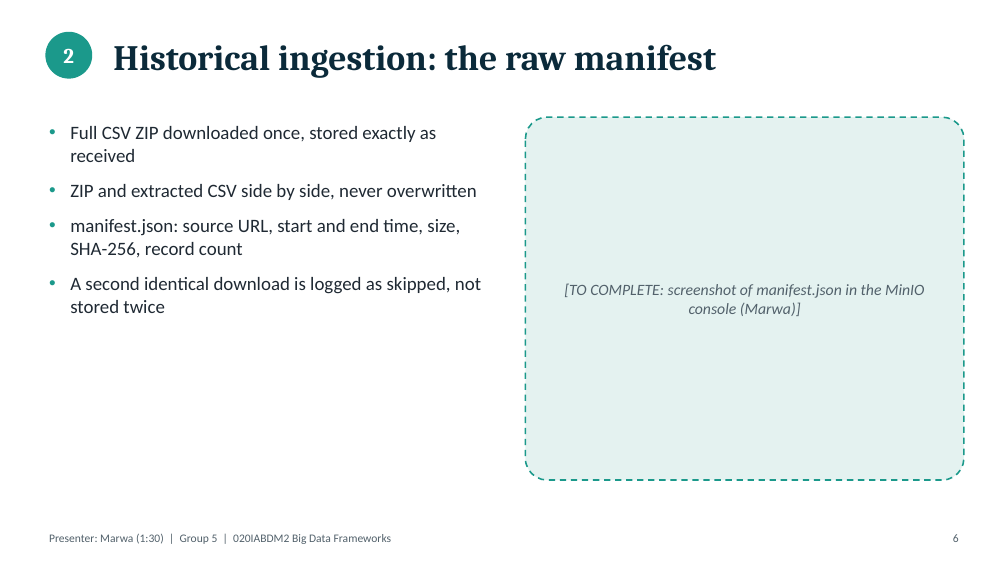
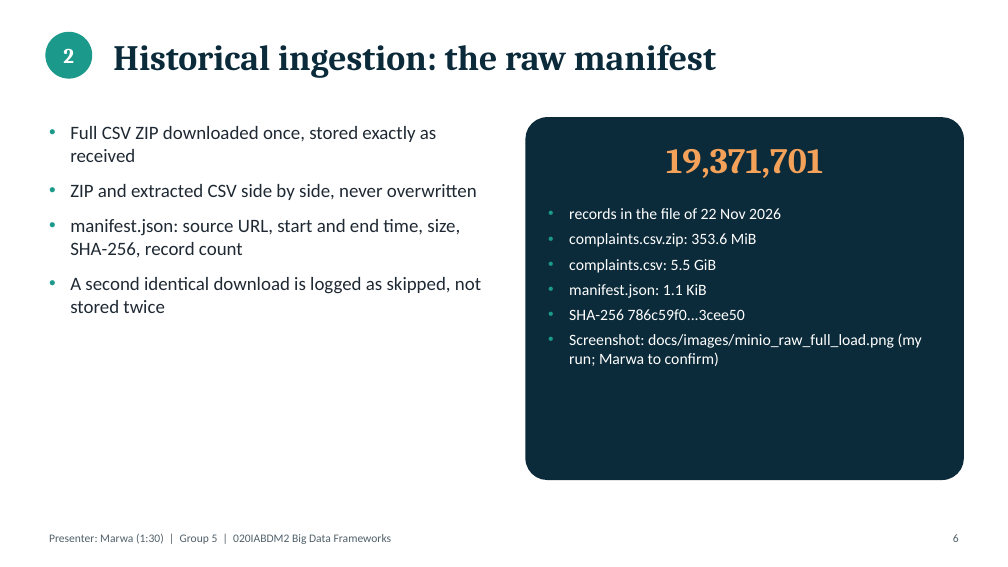
Before and after one commit to Joseph-Nasr-USJ/cfpb-money-transfers-platform, a slide deck: slide 6 of docs/presentation/slides_draft.pptx. Drawn at 1008x567 pixels with LibreOffice and Linux fonts; fonts in the diff are those of the drawing. Boxes give left, top, right and bottom in pixels: in the first picture for what was removed or moved away, otherwise in the second. Text is boxed around its words. In the diff, an @@ line names an element or a change of style, - is before the commit and + after.

```diff
--- a/docs/presentation/slides_draft.pptx
+++ b/docs/presentation/slides_draft.pptx
@@ rounded rectangle at (526,117,964,480): fill #E4F2F0 to #0B2A3A; outline #1B998B 1.5 pt dashed to none @@
@@ text added at (666,149,823,178), 34 pt, text #F4A259, bold @@
+19,371,701
@@ text added at (569,208,922,366), 15 pt, text #FFFFFF @@
+• records in the file of 22 Nov 2026
+• complaints.csv.zip: 353.6 MiB
+• complaints.csv: 5.5 GiB
+• manifest.json: 1.1 KiB
+• SHA-256 786c59f0...3cee50
+• Screenshot: docs/images/minio_raw_full_load.png (my run; Marwa to confirm)
@@ text removed at (564,283,924,316) @@
-[TO COMPLETE: screenshot of manifest.json in the MinIO console (Marwa)]
```
Also in this commit, not shown: 2 other slides changed, 9 other files.
